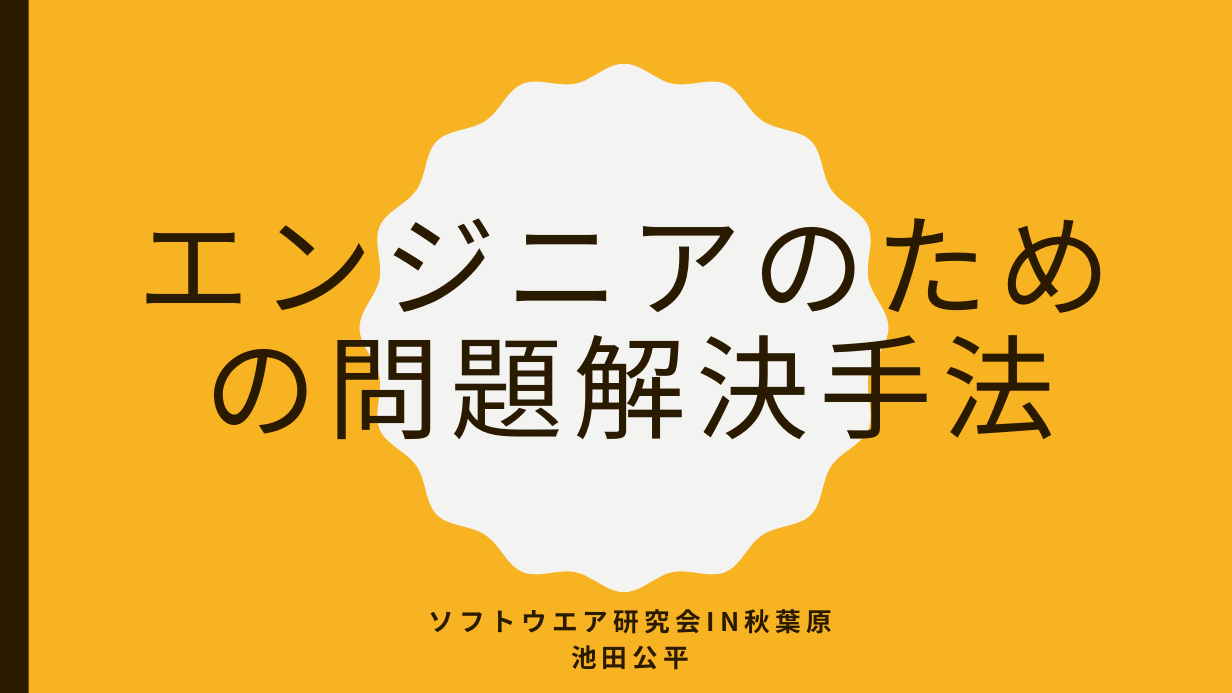
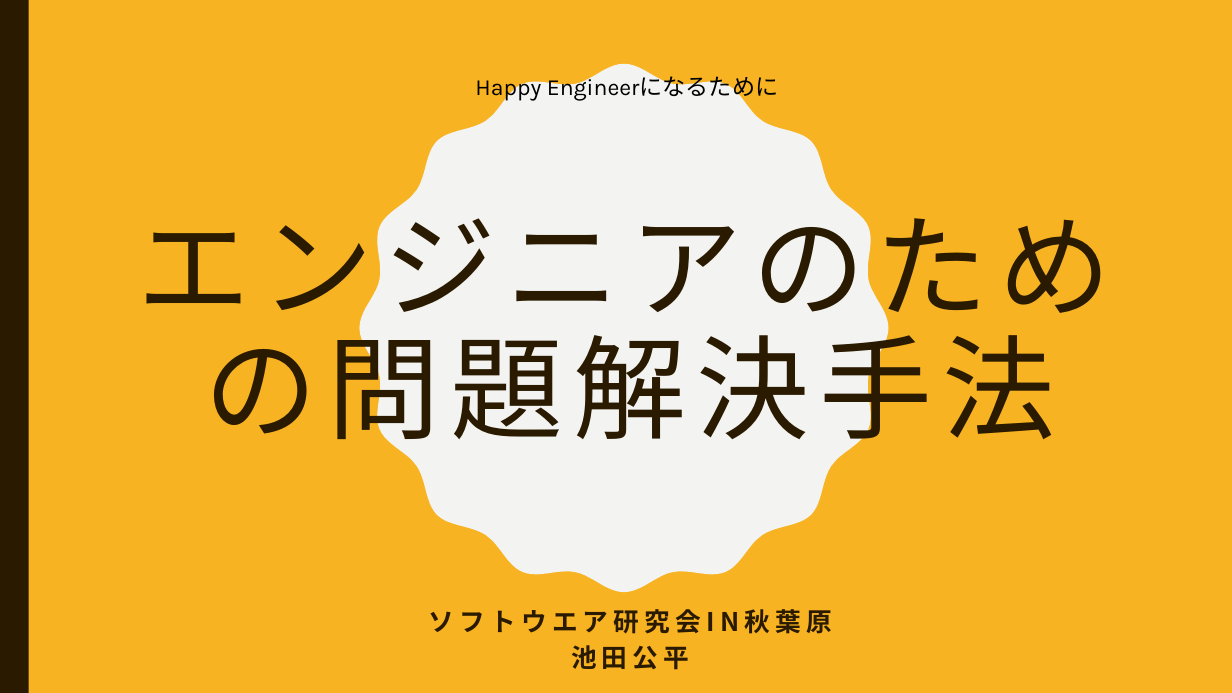
Before and after one commit to ssa-study/documents, a slide deck: slide 1 of ProblemSolvingForEngineer.pptx. Drawn at 1232x693 pixels with LibreOffice and Linux fonts; fonts in the diff are those of the drawing. Boxes give left, top, right and bottom in pixels: in the first picture for what was removed or moved away, otherwise in the second. Text is boxed around its words. In the diff, an @@ line names an element or a change of style, - is before the commit and + after.

```diff
--- a/ProblemSolvingForEngineer.pptx
+++ b/ProblemSolvingForEngineer.pptx
@@ text added at [475, 75, 779, 101], 18 pt, text #000000 @@
+Happy Engineerになるために
```
Also in this commit, not shown: 8 other slides changed, 1 other file.
